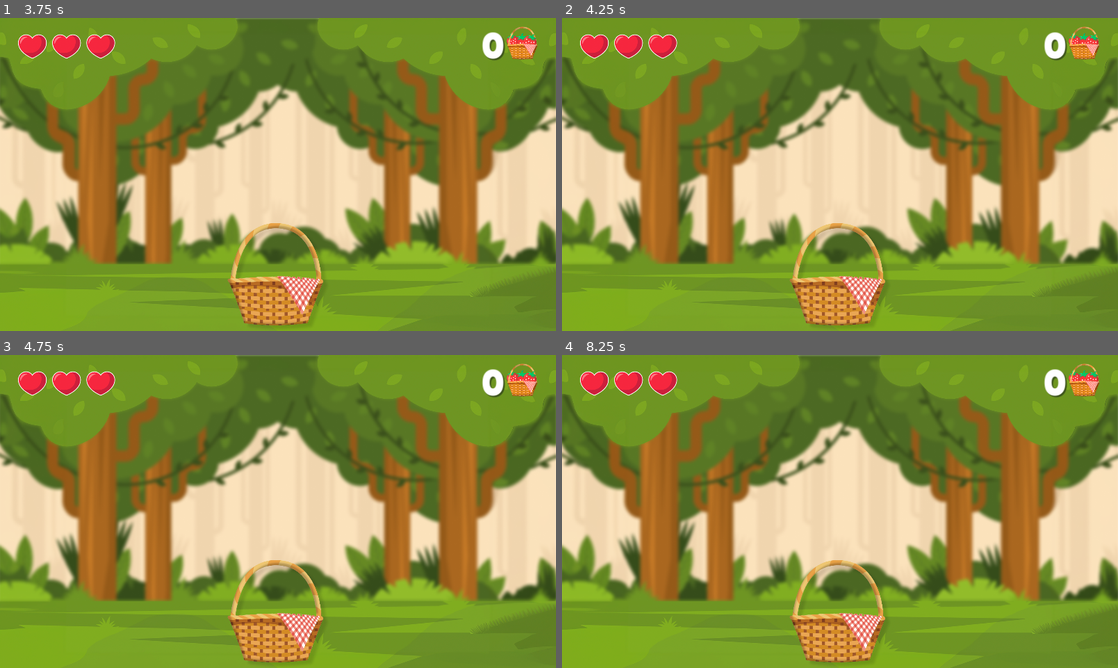
Above: before the commit, frames 1-4 (two rows, left to right).
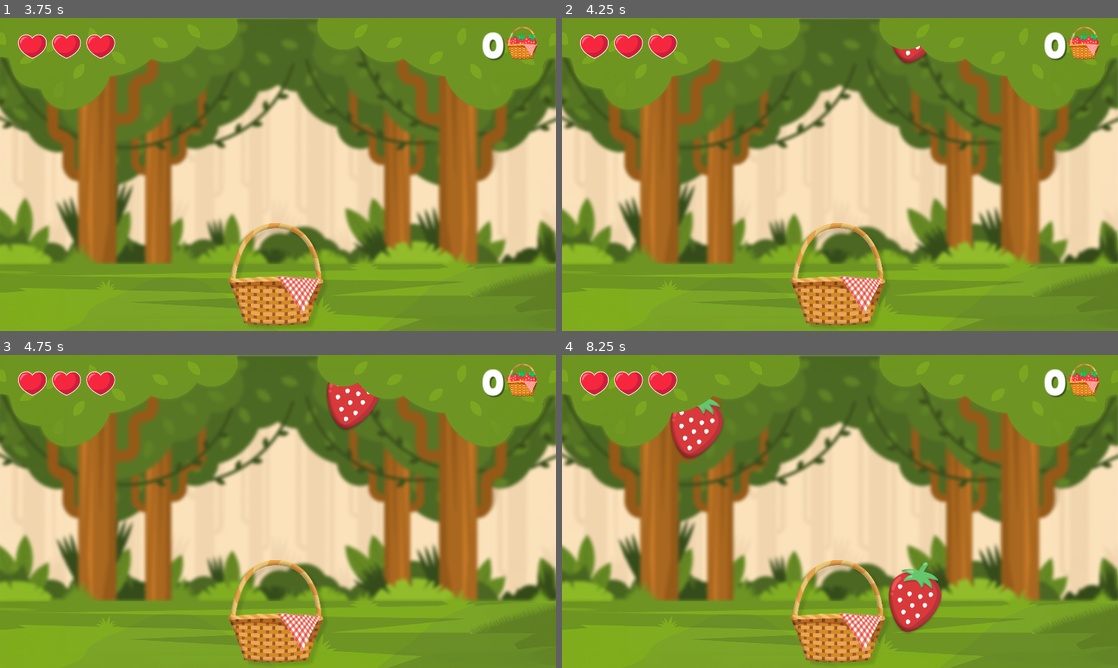
Above: after the commit, the same moments.

Repository: olucasz/Game-Rotate-TCC
Game: Godot game, scene res://start_game.tscn
The game is run twice, just before and just after one commit, with the same random seed, the same clock (stepped at 60 frames per second) and the same inputs.
Inputs (mouse positions are in pixels of both pictures, inside the frame that each line leads up to):
- Up to frame 1 (3.75 s): click (278, 290) at 0.5 s; tap Enter at 1.25, 2.75 s; tap Space at 2, 3.5 s
- Up to frame 2 (4.25 s): no input
- Up to frame 3 (4.75 s): no input
- Up to frame 4 (8.25 s): no input

Frame 1 is identical in both runs. In frame 2, 0.2% of the frame differs, in the area x 59-66%, y 8-15%; in frame 3, 1.0%; in frame 4, 2.7%, in the area x 19-69%, y 14-89%.
Error before the commit: Parse Error: Function "verifica_fruta()" not found in base self. (res://main.gd:66)

Commit message:
Update main.gd

Diff:
--- a/main.gd
+++ b/main.gd
@@ -126,18 +126,18 @@
 		remove_bomba(bombas)
 		area.queue_free()
 
-## Função para verificar se frutas caíram fora da tela
-#func verifica_fruta():
-	#var vidas = 0
-	#vidas = Global.perdidas
-	#if vidas == 1:
-		#v2.visible = true
-	#elif vidas == 2:
-		#v1.visible = true
-	#elif vidas == 3:
-		#v0.visible = true
-		#await get_tree().create_timer(0.3).timeout
-		#game_over()
+# Função para verificar se frutas caíram fora da tela
+func verifica_fruta():
+	var vidas = 0
+	vidas = Global.perdidas
+	if vidas == 1:
+		v2.visible = true
+	elif vidas == 2:
+		v1.visible = true
+	elif vidas == 3:
+		v0.visible = true
+		await get_tree().create_timer(0.3).timeout
+		game_over()
 
 func adiciona_morango(numero):
 	var quantidade = numero
